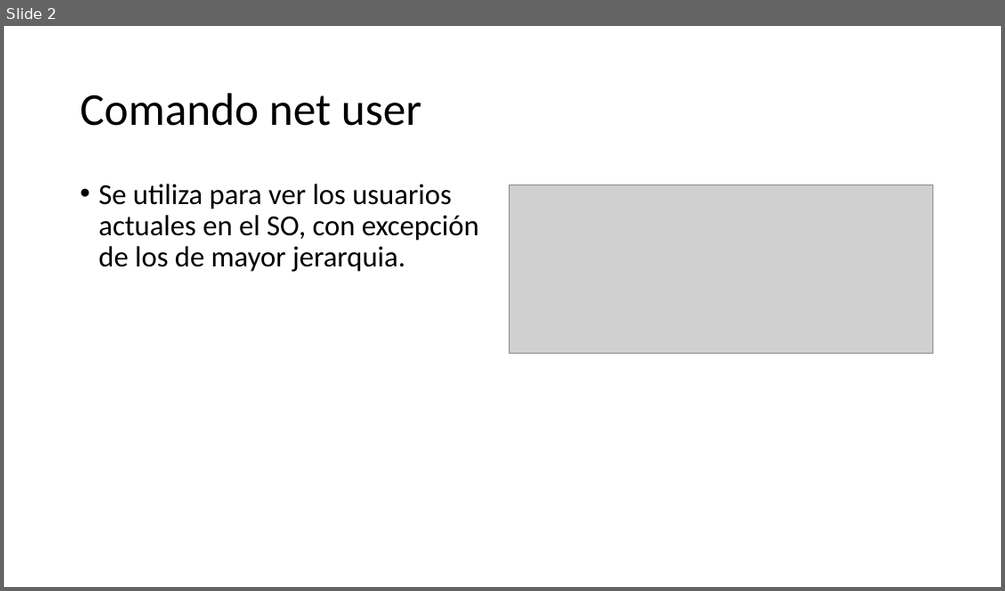
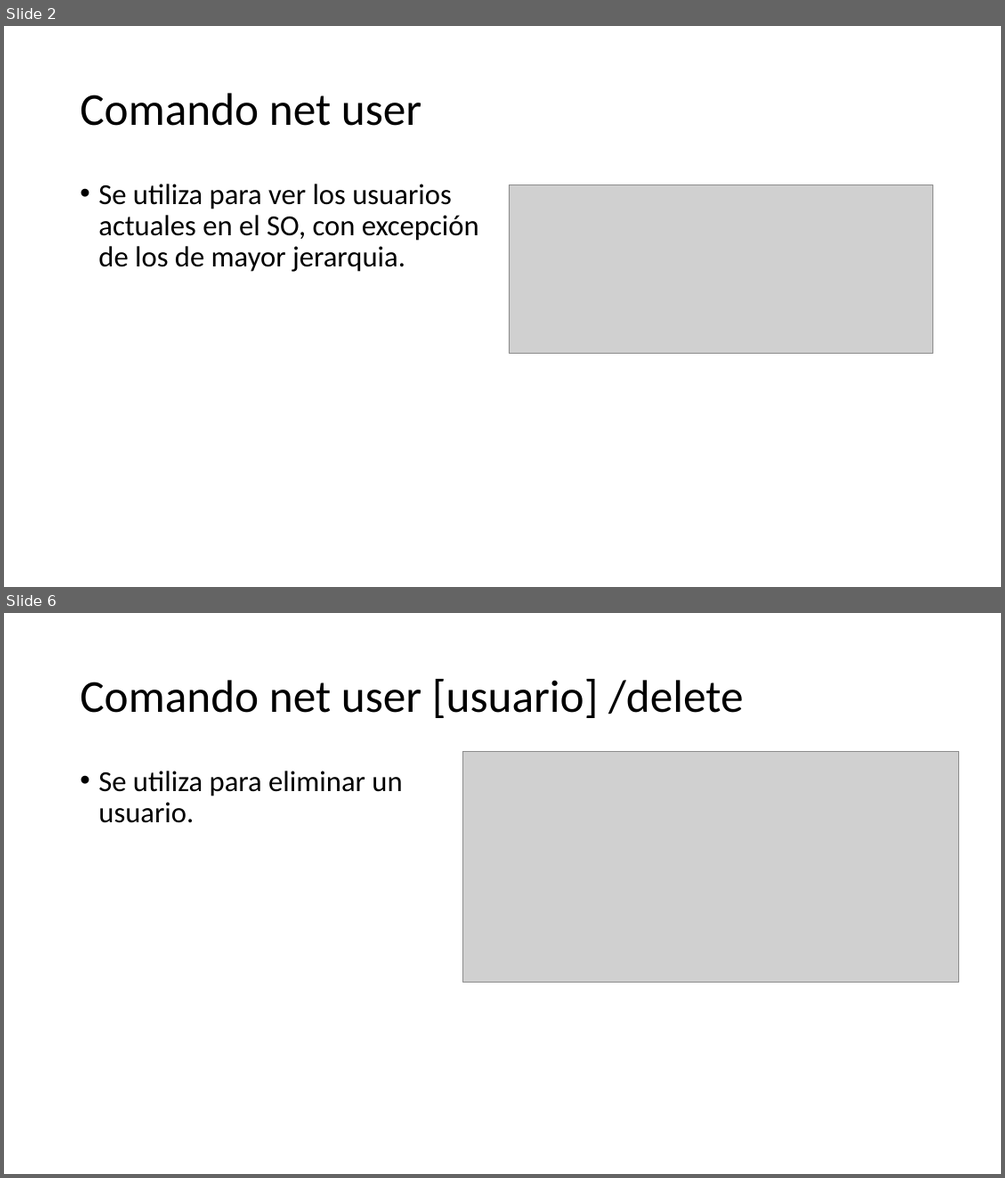
Before and after one commit to elchecho3000-blip/Ciberseguridad-bootcamp, a slide deck: CCNA1/comandos-windows/net-user/Comando net user (CCNA1).pptx. Shown one above the other, each under a label of ours: slide 2 before the commit, slides 2 and 6 after it; the slides between them are not shown. The pictures are 1005x591 and 1005x1178 pixels, drawn with LibreOffice and Linux fonts; fonts in the diff are those of the drawing; grey boxes stand for pictures. Boxes give left, top, right and bottom in pixels: in the first picture for what was removed or moved away, otherwise in the second. Text is boxed around its words. In the diff, an @@ line names an element or a change of style, - is before the commit and + after.

```diff
--- a/CCNA1/comandos-windows/net-user/Comando net user (CCNA1).pptx
+++ b/CCNA1/comandos-windows/net-user/Comando net user (CCNA1).pptx
@@ slide 6 added at (4, 613, 1001, 1174), background #FFFFFF @@
@@ title added at (80, 679, 743, 718), 44 pt, text #000000 @@
+Comando net user [usuario] /delete
@@ text added at (98, 771, 402, 823), 28 pt, text #000000 @@
+• Se utiliza para eliminar un usuario.
@@ picture added at (462, 751, 959, 981) @@
```
Also in this commit, not shown: 2 slides changed, 3 other slides added, 1 other file.
